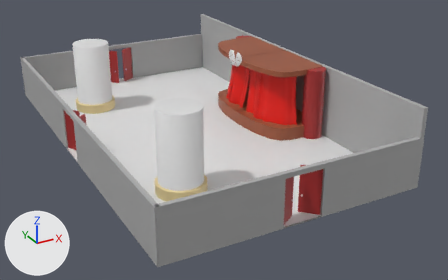
The Blender file theroom/excersizes/teater/theater.blend as it was, and as the next commit left it.
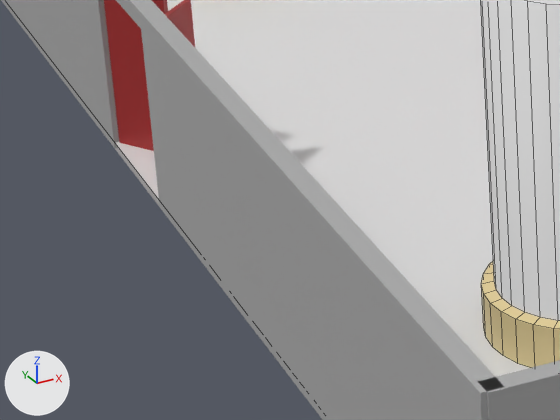
The first picture shows the older version from a camera (50 mm lens) standing at (-24.4, -51.5, 23.9) and looking at (2.1, -3.4, -0.1). The close-ups show both versions on the part from 9% to 39% of the width and 41% to 76% of the height of that picture; other places that the commit changed are outside them. The lights are fixed; the arrows at lower left show +X, +Y and +Z. The close-ups show mesh edges as thin lines.
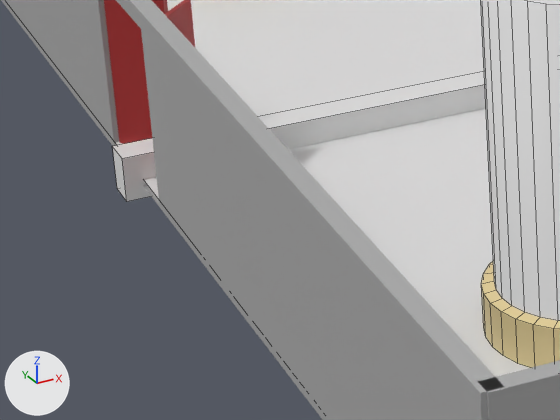
Boxes [x1, y1, x2, y2] around the edits, measured in the close-ups (560 x 420 px):
'carpet.zone.001', added
    after: [112, 71, 486, 201]

Patch to the scene script:
```diff
--- a/theroom/excersizes/teater/theater.blend.py
+++ b/theroom/excersizes/teater/theater.blend.py
@@ me_cube_001 @@
+me_cube_001.from_pydata(...)  # a box spanning x -1.0..1.0, y -1.0..1.0, z -1.0..1.0
@@ ob_carpet_zone_001 @@
+ob_carpet_zone_001 = bpy.data.objects.new('carpet.zone.001', me_cube_001)
+ob_carpet_zone_001.location = (-5.98, -0.02, 0.08)
+ob_carpet_zone_001.rotation_euler = (0.0, 0.0, 1.571)  # degrees (0, 0, 90)
+ob_carpet_zone_001.scale = (0.368, 6.15, 0.509)
```
